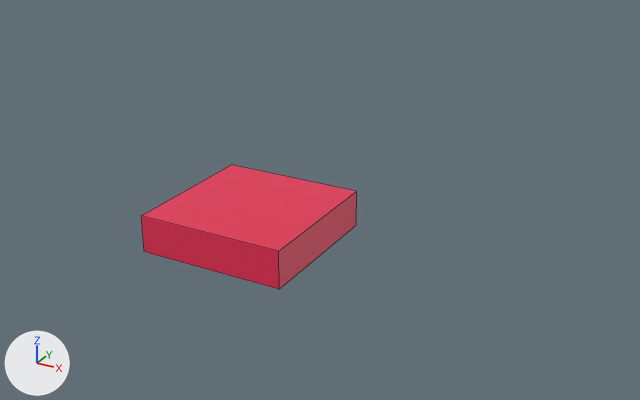
The Blender file blend/map.blend: old version first, new version second.
Before and after are seen from a 50 mm lens placed at (23.2, -35.0, 18.5), pointed at (3.6, 0.6, 0.7). Arrows for +X, +Y and +Z are at lower left; the lights stay in place. Mesh edges are drawn as thin lines.
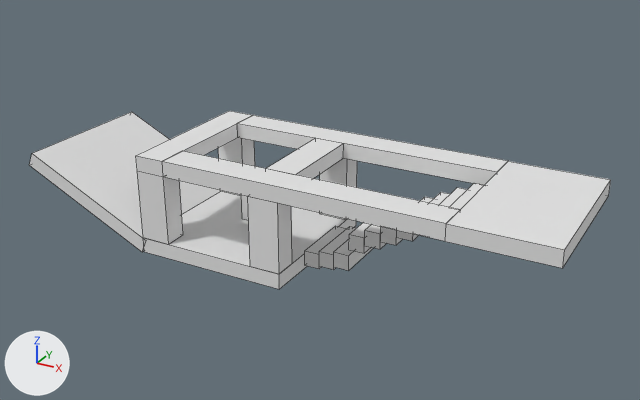
The newer file is also rescaled (x2.5), turned or shifted as a whole; pictures and numbers use the older file's frame.

Boxes [x1, y1, x2, y2] around the edits, measured in the pictures (640 x 400 px):
'Cube', reshaped (21% shorter)
    before: [141, 165, 357, 289]
    after: [143, 191, 356, 289]
'Cube.020', added
    after: [445, 161, 611, 268]
'Cube.001', added
    after: [29, 112, 220, 252]
'Cube.005', added
    after: [162, 151, 460, 241]
'Cube.004', added
    after: [237, 115, 508, 185]
'Cube.007', added
    after: [248, 196, 292, 274]
'Cube.002', added
    after: [136, 111, 253, 177]
'Cube.006', added
    after: [137, 171, 183, 244]
'Cube.003', added
    after: [266, 138, 344, 178]
'Cube.009', added
    after: [218, 138, 255, 196]
'Cube.008', added
    after: [320, 158, 357, 220]
'Cube.010', added
    after: [305, 226, 347, 269]
'Cube.011', added
    after: [319, 226, 356, 270]
'Cube.012', added
    after: [334, 240, 373, 271]
'Cube.013', added
    after: [349, 222, 371, 253]
'Cube.014', added
    after: [364, 224, 386, 249]
'Cube.019', added
    after: [450, 183, 484, 209]
'Cube.015', added
    after: [380, 227, 402, 245]
'Cube.018', added
    after: [439, 187, 467, 207]
'Cube.016', added
    after: [397, 197, 434, 241]
'Player', added
    after: [241, 195, 248, 220]
'Cube.017', added
    after: [430, 192, 450, 205]

Diff of the bpy script that builds the scene:
```diff
--- a/blend/map.blend.py
+++ b/blend/map.blend.py
@@ me_cube @@
 me_cube.from_pydata(...)  # 8 vertices, 6 faces; spans x -1.0..1.0, y -1.0..1.0, z -1.0..1.0
 # used by ob_cube; location = (0.0, 0.0, -1.0); rotation_euler = (3.142, 0.0, 0.0), in degrees (180, 0, 0); scale = (4.0, 4.0, 1.0)
 # verts and faces of me_cube; kept vertices keep their numbers, new ones are numbered from 8
-me_cube.materials.append(mat_material)  # red #e72d54
+# me_cube part 1
+delete_vertices([1, 3, 5, 7])  # with the faces that use them
+for new, old in zip([*range(8, 12)], [0, 2, 4, 6]): verts[new] = verts[old] + (0.0, 0.0, -0.8)
+faces += [(4, 10, 11, 6), (2, 6, 11, 9), (0, 2, 9, 8), (0, 8, 10, 4), (8, 9, 11, 10)]
@@ ob_player @@
+ob_player = bpy.data.objects.new('Player', me_cube_026)  # a box spanning x -1.0..1.0, y -1.0..1.0, z -1.0..1.0
+ob_player.location = (0.0, 0.0, 0.0)
+ob_player.scale = (0.4, 0.4, 0.8)
@@ ob_cube_020 @@
+ob_cube_020 = bpy.data.objects.new('Cube.020', me_cube_024)  # a box spanning x -10.0..10.0, y -10.0..10.0, z -1.0..1.0
+ob_cube_020.location = (14.4, 0.0, 2.8)
+ob_cube_020.scale = (0.24, 0.4, 0.4)
@@ ob_cube_019 @@
+ob_cube_019 = bpy.data.objects.new('Cube.019', me_cube_024.copy())
+ob_cube_019.location = (11.6, 0.0, 2.4)
+ob_cube_019.scale = (0.04, 0.16, 0.4)
@@ ob_cube_018 @@
+ob_cube_018 = bpy.data.objects.new('Cube.018', me_cube_024.copy())
+ob_cube_018.location = (10.8, 0.0, 2.0)
+ob_cube_018.scale = (0.04, 0.16, 0.4)
@@ ob_cube_017 @@
+ob_cube_017 = bpy.data.objects.new('Cube.017', me_cube_024.copy())
+ob_cube_017.location = (10.0, 0.0, 1.6)
+ob_cube_017.scale = (0.04, 0.16, 0.4)
@@ ob_cube_016 @@
+ob_cube_016 = bpy.data.objects.new('Cube.016', me_cube_024.copy())
+ob_cube_016.location = (9.2, 0.0, 1.2)
+ob_cube_016.scale = (0.04, 0.16, 0.4)
@@ ob_cube_015 @@
+ob_cube_015 = bpy.data.objects.new('Cube.015', me_cube_024.copy())
+ob_cube_015.location = (8.4, 0.0, 0.8)
+ob_cube_015.scale = (0.04, 0.16, 0.4)
@@ ob_cube_014 @@
+ob_cube_014 = bpy.data.objects.new('Cube.014', me_cube_024.copy())
+ob_cube_014.location = (7.6, 0.0, 0.4)
+ob_cube_014.scale = (0.04, 0.16, 0.4)
@@ ob_cube_013 @@
+ob_cube_013 = bpy.data.objects.new('Cube.013', me_cube_024.copy())
+ob_cube_013.location = (6.8, 0.0, 0.0)
+ob_cube_013.scale = (0.04, 0.16, 0.4)
@@ ob_cube_012 @@
+ob_cube_012 = bpy.data.objects.new('Cube.012', me_cube_024.copy())
+ob_cube_012.location = (6.0, 0.0, -1.12)
+ob_cube_012.scale = (0.04, 0.16, 0.4)
@@ ob_cube_011 @@
+ob_cube_011 = bpy.data.objects.new('Cube.011', me_cube_024.copy())
+ob_cube_011.location = (5.2, 0.0, -1.28)
+ob_cube_011.scale = (0.04, 0.16, 0.4)
@@ ob_cube_010 @@
+ob_cube_010 = bpy.data.objects.new('Cube.010', me_cube_024.copy())
+ob_cube_010.location = (4.4, 0.0, -1.44)
+ob_cube_010.scale = (0.04, 0.16, 0.4)
@@ ob_cube_009 @@
+ob_cube_009 = bpy.data.objects.new('Cube.009', me_cube_011)  # a box spanning x -10.0..10.0, y -1.5..1.5, z -4.5..4.5
+ob_cube_009.location = (-3.2, 3.4, 0.62)
+ob_cube_009.scale = (0.08, 0.4, 0.4)
@@ ob_cube_008 @@
+ob_cube_008 = bpy.data.objects.new('Cube.008', me_cube_011.copy())
+ob_cube_008.location = (3.2, 3.4, 0.62)
+ob_cube_008.scale = (0.08, 0.4, 0.4)
@@ ob_cube_007 @@
+ob_cube_007 = bpy.data.objects.new('Cube.007', me_cube_011.copy())
+ob_cube_007.location = (3.2, -3.4, 0.62)
+ob_cube_007.scale = (0.08, 0.4, 0.4)
@@ ob_cube_006 @@
+ob_cube_006 = bpy.data.objects.new('Cube.006', me_cube_011.copy())
+ob_cube_006.location = (-3.2, -3.4, 0.62)
+ob_cube_006.scale = (0.08, 0.4, 0.4)
@@ ob_cube_005 @@
+ob_cube_005 = bpy.data.objects.new('Cube.005', me_cube_024.copy())
+ob_cube_005.location = (4.8, -3.2, 2.82)
+ob_cube_005.rotation_euler = (0.0, 0.0, -1.571)  # degrees (0, 0, -90)
+ob_cube_005.scale = (0.08, 0.72, 0.4)
@@ ob_cube_004 @@
+ob_cube_004 = bpy.data.objects.new('Cube.004', me_cube_024.copy())
+ob_cube_004.location = (4.8, 3.2, 2.82)
+ob_cube_004.rotation_euler = (0.0, 0.0, -1.571)  # degrees (0, 0, -90)
+ob_cube_004.scale = (0.08, 0.72, 0.4)
@@ ob_cube_003 @@
+ob_cube_003 = bpy.data.objects.new('Cube.003', me_cube_024.copy())
+ob_cube_003.location = (3.2, 0.0, 2.82)
+ob_cube_003.scale = (0.08, 0.24, 0.4)
@@ ob_cube_002 @@
+ob_cube_002 = bpy.data.objects.new('Cube.002', me_cube_024.copy())
+ob_cube_002.location = (-3.2, 0.0, 2.82)
+ob_cube_002.scale = (0.08, 0.4, 0.4)
@@ ob_cube_001 @@
+ob_cube_001 = bpy.data.objects.new('Cube.001', me_cube_003)  # a box spanning x -10.0..10.0, y -10.0..10.0, z -1.0..1.0; in mat_material_001 (white #e7e7e7)
+ob_cube_001.location = (-7.6, 0.0, 0.0)
+ob_cube_001.rotation_euler = (0.0, 0.436, 0.0)  # degrees (0, 25, 0)
+ob_cube_001.scale = (0.4, 0.4, 0.4)
```
